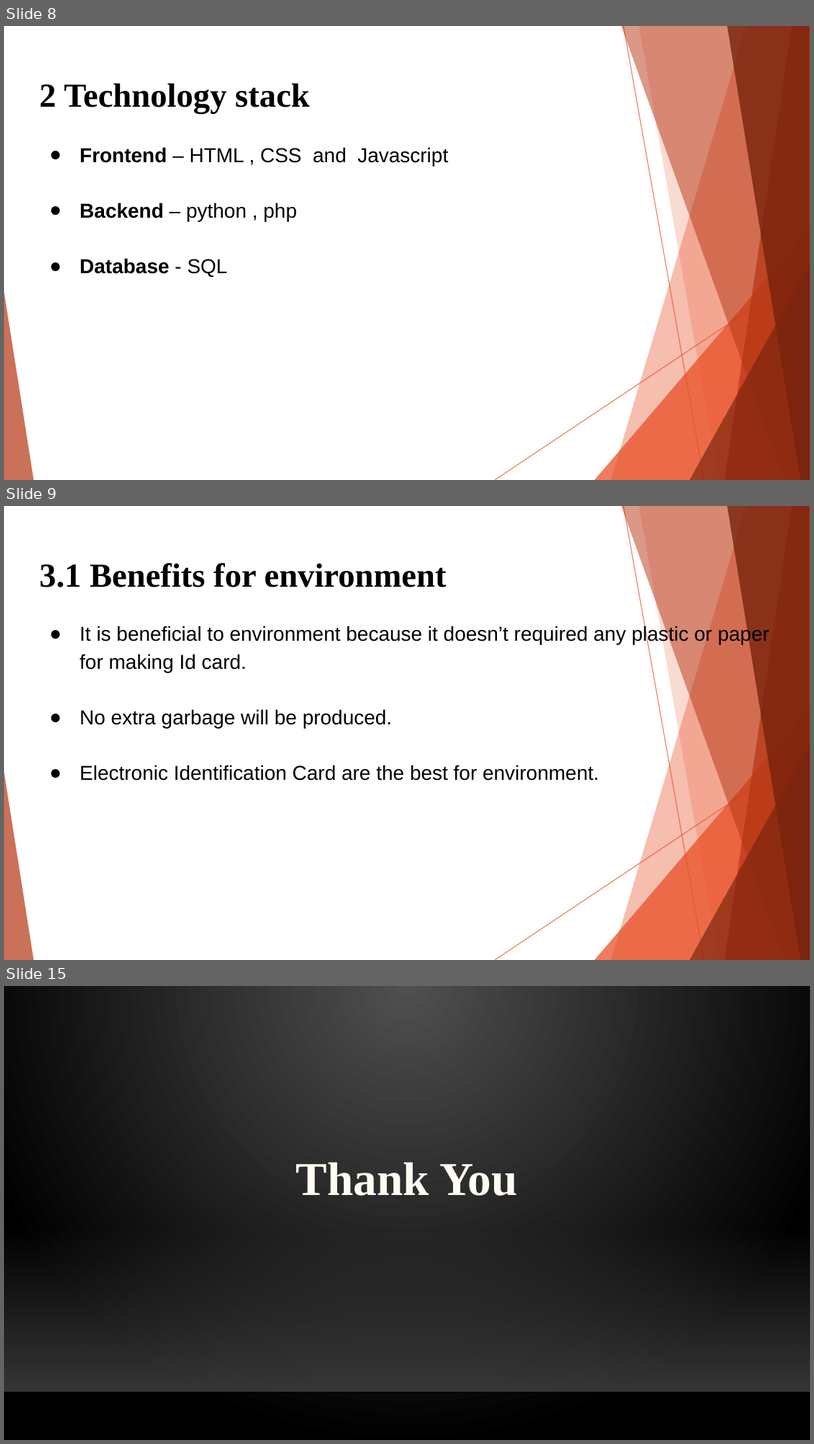
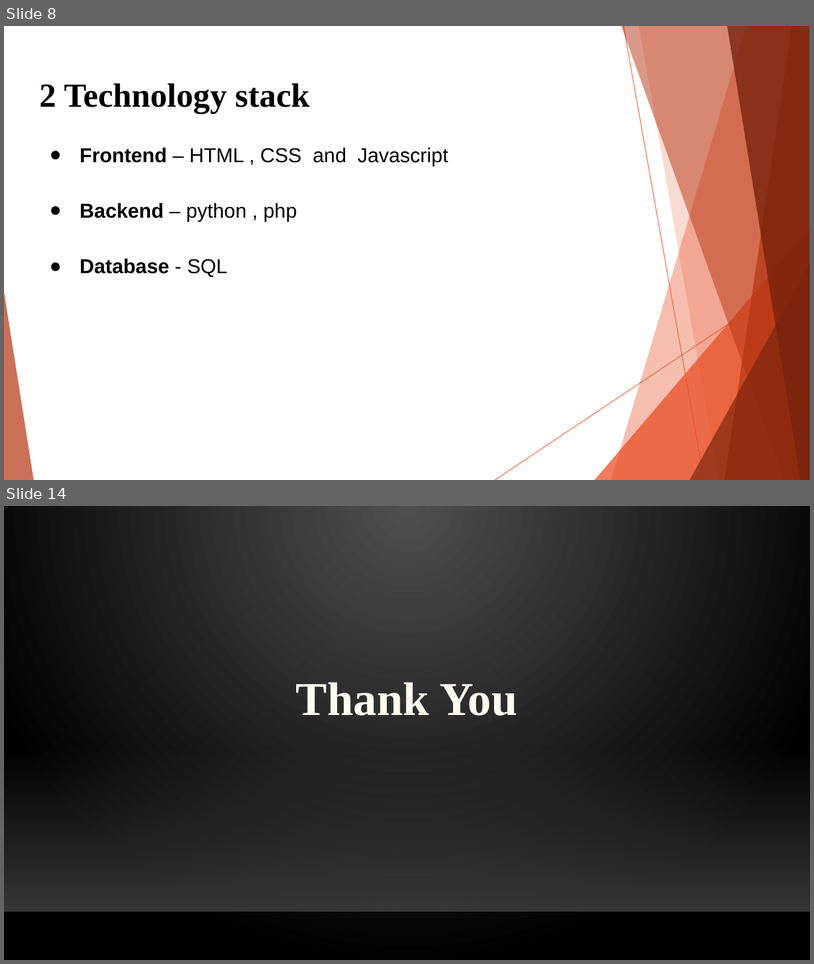
Before and after one commit to SmitPanchal61/Secerative, a slide deck: docs/SE_Mini Project_Presentation1_2021-2022_Group_14.pptx. Shown one above the other, each under a label of ours: slides 8, 9 and 15 before the commit, slides 8 and 14 after it; the slides between them are not shown. The pictures are 814x1444 and 814x964 pixels, drawn with LibreOffice and Linux fonts; fonts in the diff are those of the drawing; background and template pictures are left out. Boxes give left, top, right and bottom in pixels: in the first picture for what was removed or moved away, otherwise in the second. Text is boxed around its words. In the diff, an @@ line names an element or a change of style, - is before the commit and + after.

```diff
--- a/docs/SE_Mini Project_Presentation1_2021-2022_Group_14.pptx
+++ b/docs/SE_Mini Project_Presentation1_2021-2022_Group_14.pptx
@@ slide 9 removed at (4, 506, 810, 960), background #FFFFFF; not listed: 10 template elements that a slide beside it also shows @@
@@ text removed at (39, 563, 447, 587) @@
-3.1 Benefits for environment
@@ text removed at (80, 625, 770, 780) @@
-● It is beneficial to environment because it doesn’t required any plastic or paper for making Id card.
-● No extra garbage will be produced.
-● Electronic Identification Card are the best for environment.
@@ what was slide 15 is now slide 14 @@
```
Also in this commit, not shown: 2 slides changed, 2 slides added, 2 other slides removed, 1 other file.
